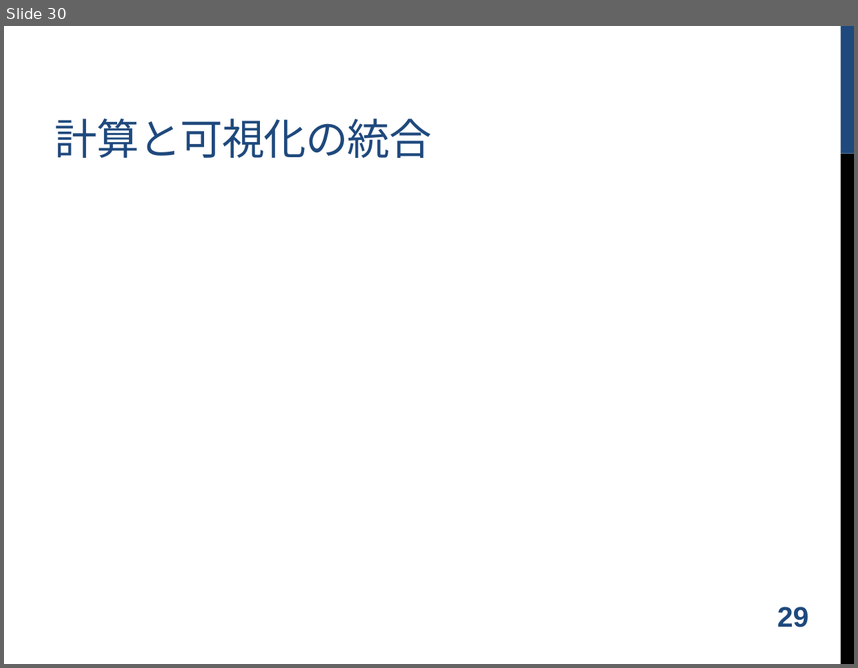
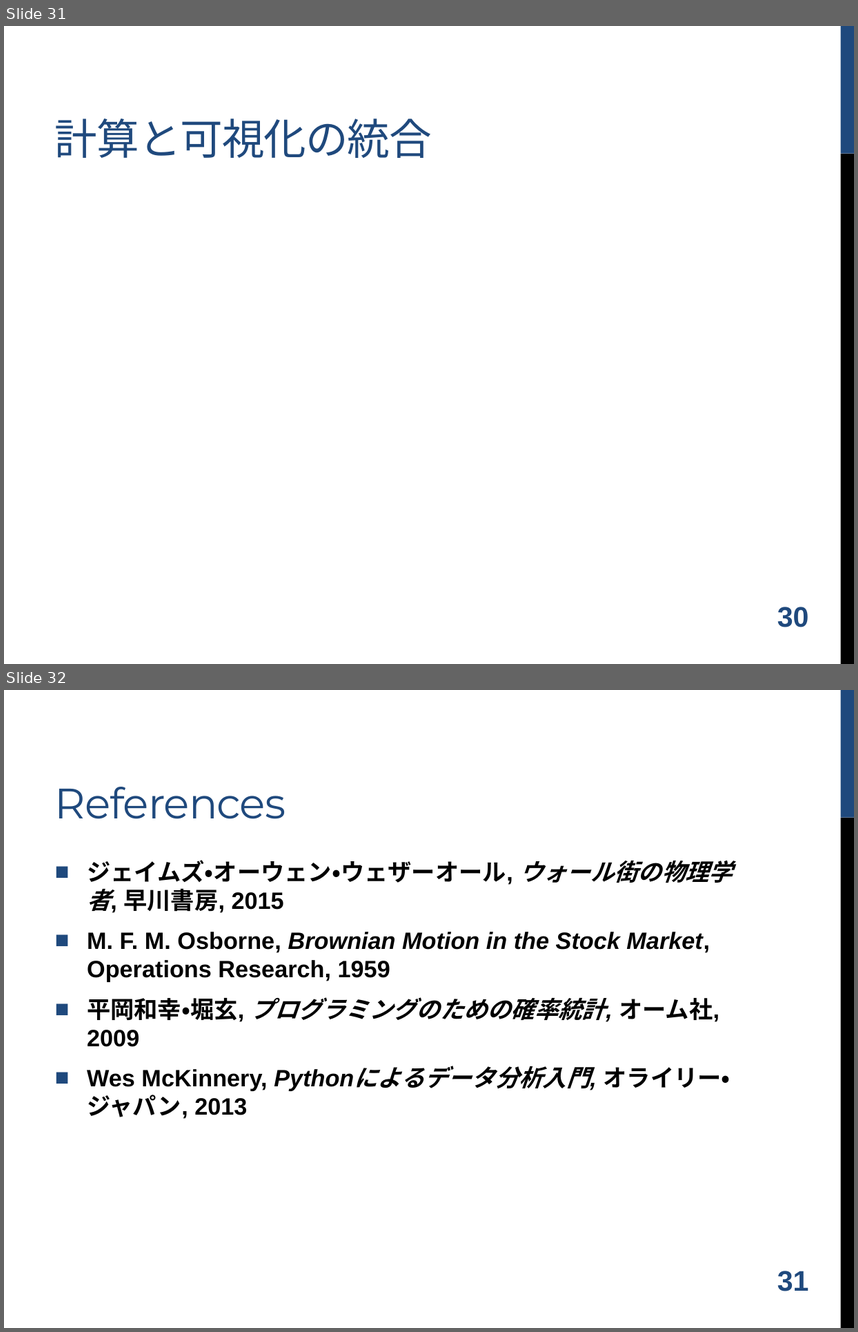
Before and after one commit to shugo/DCW2016, a slide deck: ruby_data_analysis.pptx. Shown one above the other, each under a label of ours: slide 30 before the commit, slides 31 and 32 after it. The pictures are 858x668 and 858x1332 pixels, drawn with LibreOffice and Linux fonts; fonts in the diff are those of the drawing; background and template pictures are left out. Boxes give left, top, right and bottom in pixels: in the first picture for what was removed or moved away, otherwise in the second. Text is boxed around its words. In the diff, an @@ line names an element or a change of style, - is before the commit and + after.

```diff
--- a/ruby_data_analysis.pptx
+++ b/ruby_data_analysis.pptx
@@ slide 32 added at [4, 690, 854, 1328], background #FFFFFF; not listed: 2 template elements that a slide beside it also shows @@
@@ title added at [55, 787, 286, 819], 36 pt, text #1F497D @@
+References
@@ text added at [87, 860, 732, 1118], 20 pt, text #000000, bold @@
+■ ジェイムズ・オーウェン・ウェザーオール, ウォール街の物理学者, 早川書房, 2015
+■ M. F. M. Osborne, Brownian Motion in the Stock Market,
+  Operations Research, 1959
+■ 平岡和幸・堀玄, プログラミングのための確率統計, オーム社, 2009
+■ Wes McKinnery, Pythonによるデータ分析入門, オライリー・ジャパン, 2013
@@ page number added at [777, 1270, 809, 1291], 24 pt, text #1F497D, bold @@
+31
@@ what was slide 30 is now slide 31 @@
@@ page number at [777, 606, 809, 627]: text changed @@
-29
+30
```
Also in this commit, not shown: 2 slides changed, 5 other slides added, 5 slides removed.
